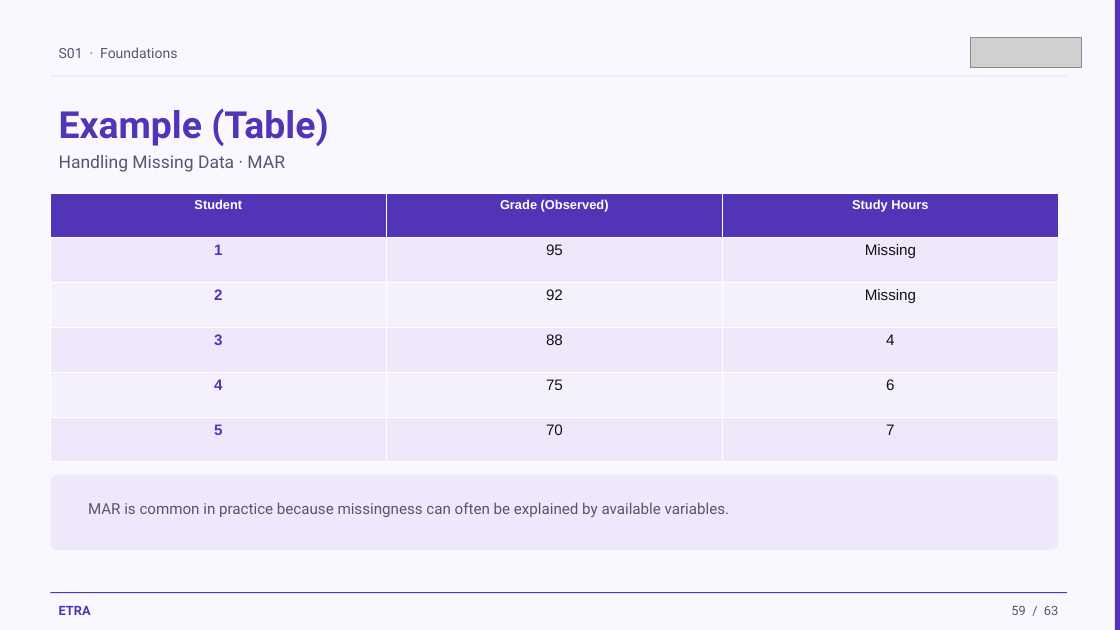
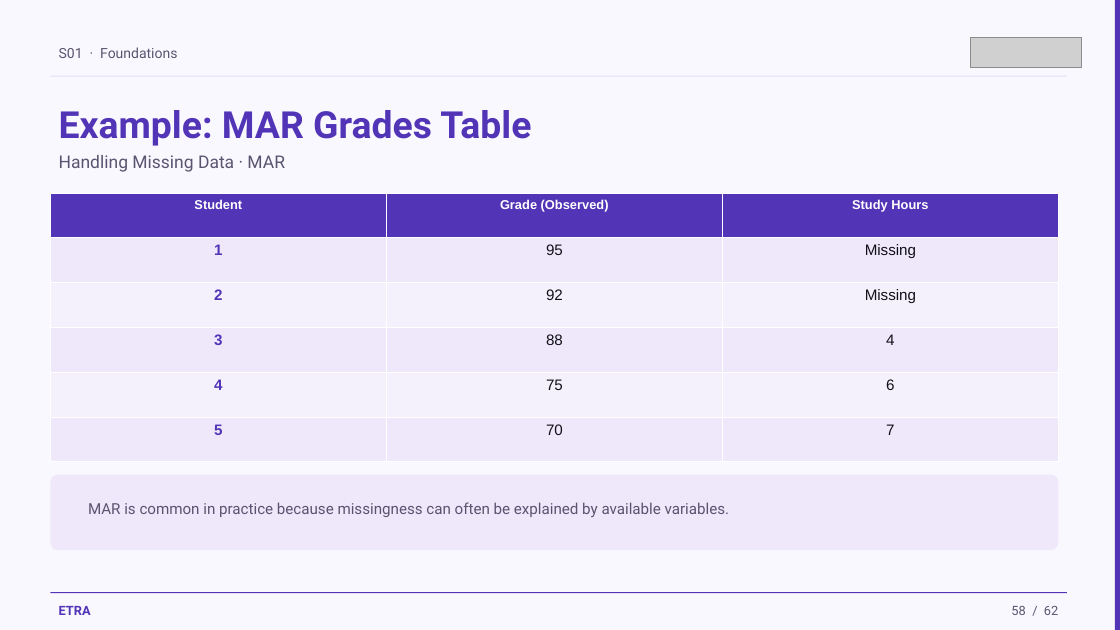
Before and after one commit to iksasa15/AI-ML, a slide deck: slide 58 of web-presentation/pdf-exports/Week1-Session1-Foundations.pptx (slide 59 before the commit). Drawn at 1120x630 pixels with LibreOffice and Linux fonts; fonts in the diff are those of the drawing; grey boxes stand for pictures. Boxes give left, top, right and bottom in pixels: in the first picture for what was removed or moved away, otherwise in the second. Text is boxed around its words. In the diff, an @@ line names an element or a change of style, - is before the commit and + after.

```diff
--- a/web-presentation/pdf-exports/Week1-Session1-Foundations.pptx
+++ b/web-presentation/pdf-exports/Week1-Session1-Foundations.pptx
@@ text at <box>59,110,531,146</box>: text changed @@
-Example (Table)
+Example: MAR Grades Table
@@ text at <box>1011,606,1058,615</box>: text changed @@
-59 / 63
+58 / 62
```
Also in this commit, not shown: 59 other slides changed, 1 slide added, 2 slides removed, 1 other file.
